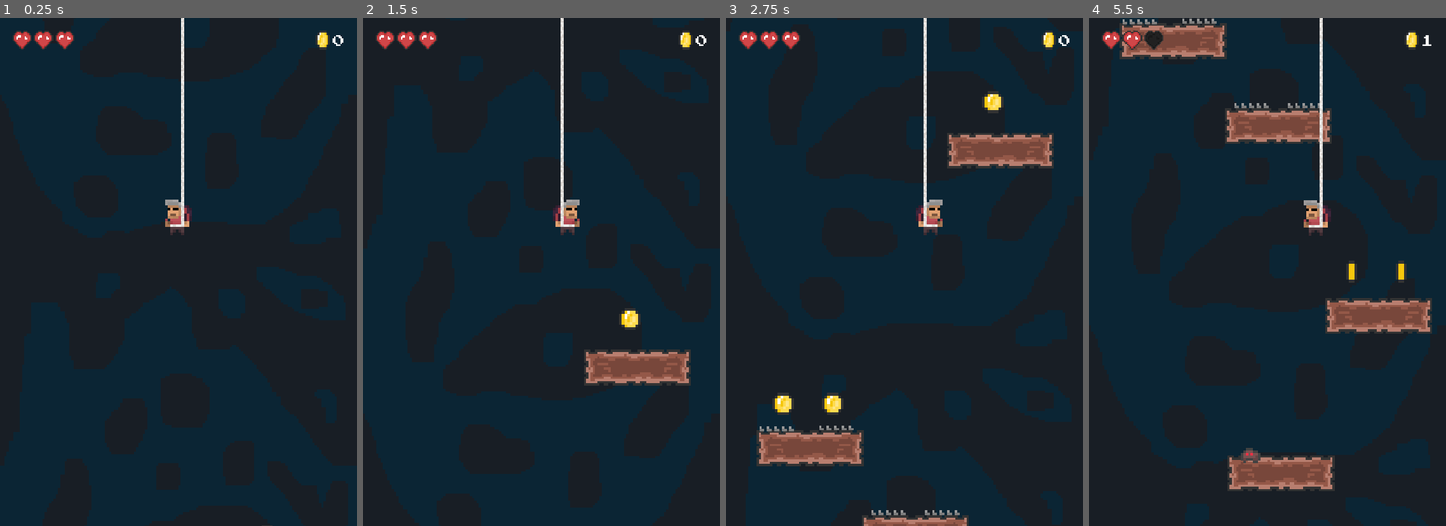
Above: before the commit, frames 1-4 (left to right).
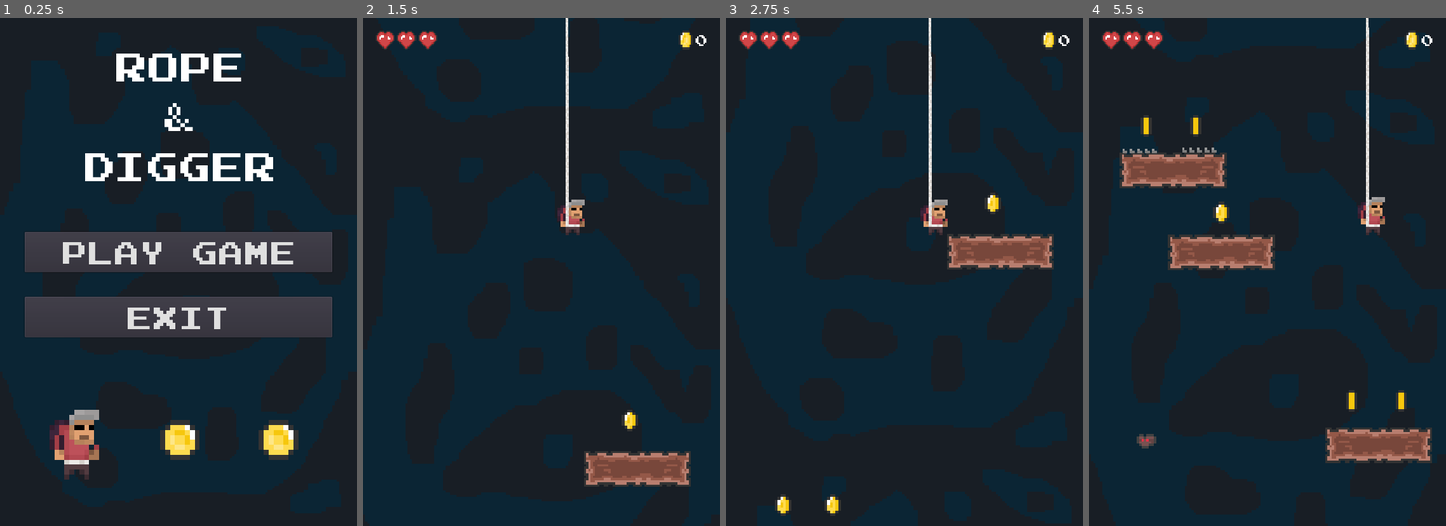
Above: after the commit, the same moments.

Repository: drxwat/rope-and-digger-game
Game: Godot game, scene res://level/start-screen/StartScreen.tscn
Two runs of this game, one before a commit and one after it. Both use one fixed random seed, a clock stepped at 60 frames per second and the inputs below. Before the commit the project starts from res://level/main-level/MainLevel.tscn.
Inputs (mouse positions are in pixels of both pictures, inside the frame that each line leads up to):
- Up to frame 1 (0.25 s): no input
- Up to frame 2 (1.5 s): click (541, 251) at 0.5 s, where only the run after the commit has a clickable "PLAY GAME"; move the mouse to (620, 246) at 1.27 s; hold D (move_right) from 1.28 s (still down); click (620, 246) at 1.42 s
- Up to frame 3 (2.75 s): keep holding D (move_right); move the mouse to (833, 297) at 2.02 s
- Up to frame 4 (5.5 s): move the mouse to (1303, 160) at 2.77 s; release D (move_right) at 2.78 s; hold A (move_left) 2.78-3.53 s; move the mouse to (1249, 373) at 3.52 s; hold D (move_right) 3.53-5.03 s; click (1249, 373) at 3.67 s; move the mouse to (1374, 348) at 4.27 s; tap Escape (ui_cancel) at 4.9 s; move the mouse to (1160, 195) at 5.02 s; hold A (move_left) from 5.03 s (still down)

The runs differ from the first frame. In frame 1, 20% of the frame differs, in the area x 3-97%, y 0-100%; in frame 2, 5.5%; in frame 3, 9.0%; in frame 4, 17%.

Commit message:
start screen

Diff:
--- /dev/null
+++ b/assets/fonts/fontMainScreen.tres
@@ -0,0 +1,7 @@
+[gd_resource type="DynamicFont" load_steps=2 format=2]
+
+[ext_resource path="res://assets/fonts/original/joystix monospace.ttf" type="DynamicFontData" id=1]
+
+[resource]
+size = 64
+font_data = ExtResource( 1 )
--- /dev/null
+++ b/core/Global.gd
@@ -0,0 +1,54 @@
+extends Node
+
+var current_scene_ref: WeakRef
+var pause_screen: Control
+
+var show_pause_sceen = false
+var is_game_started = false
+
+onready var game_scene = preload("res://level/main-level/MainLevel.tscn")
+
+func _ready():
+	pause_mode = Node.PAUSE_MODE_PROCESS
+	var root = get_tree().get_root()
+	var scene = root.get_child(root.get_child_count() - 1)
+	current_scene_ref = weakref(scene)
+
+func _process(delta):
+	if is_game_started and Input.is_action_just_pressed("ui_cancel"):
+		toggle_pause()
+
+func goto_scene(scene: PackedScene):
+	call_deferred("_deferred_goto_scene", scene)
+
+func toggle_pause():
+	show_pause_sceen = !show_pause_sceen
+	if pause_screen:
+		if show_pause_sceen:
+			pause_screen.show()
+		else:
+			pause_screen.hide()
+	get_tree().paused = show_pause_sceen
+
+func start_new_game():
+	is_game_started = true
+	goto_scene(game_scene)
+
+func exit_game():
+	get_tree().quit()
+
+func _deferred_goto_scene(scene: PackedScene):
+	# It is now safe to remove the current scene
+	var current_scene = current_scene_ref.get_ref()
+	if current_scene:
+		current_scene.free()
+
+	# Instance the new scene.
+	var new_scene = scene.instance()
+	current_scene_ref = weakref(new_scene)
+
+	# Add it to the active scene, as child of root.
+	get_tree().get_root().add_child(new_scene)
+
+	# Optionally, to make it compatible with the SceneTree.change_scene() API.
+	get_tree().set_current_scene(new_scene)
--- /dev/null
+++ b/level/start-screen/StartScreen.gd
@@ -0,0 +1,7 @@
+extends Control
+
+func start_game():
+	Global.start_new_game()
+
+func exit_game():
+	Global.exit_game()
--- /dev/null
+++ b/level/start-screen/StartScreen.tscn
@@ -0,0 +1,180 @@
+[gd_scene load_steps=18 format=2]
+
+[ext_resource path="res://assets/fonts/fontMainScreen.tres" type="DynamicFont" id=1]
+[ext_resource path="res://assets/background.png" type="Texture" id=2]
+[ext_resource path="res://assets/digger_Land.png" type="Texture" id=3]
+[ext_resource path="res://assets/coin.png" type="Texture" id=4]
+[ext_resource path="res://assets/fonts/original/joystix monospace.ttf" type="DynamicFontData" id=5]
+[ext_resource path="res://level/start-screen/StartScreen.gd" type="Script" id=6]
+
+[sub_resource type="DynamicFont" id=11]
+size = 80
+font_data = ExtResource( 5 )
+
+[sub_resource type="AtlasTexture" id=1]
+atlas = ExtResource( 3 )
+region = Rect2( 0, 0, 16, 16 )
+
+[sub_resource type="AtlasTexture" id=2]
+atlas = ExtResource( 3 )
+region = Rect2( 16, 0, 16, 16 )
+
+[sub_resource type="SpriteFrames" id=3]
+animations = [ {
+"frames": [ SubResource( 1 ), SubResource( 2 ) ],
+"loop": true,
+"name": "default",
+"speed": 2.0
+} ]
+
+[sub_resource type="AtlasTexture" id=4]
+atlas = ExtResource( 4 )
+region = Rect2( 0, 0, 16, 24 )
+
+[sub_resource type="AtlasTexture" id=5]
+atlas = ExtResource( 4 )
+region = Rect2( 16, 0, 16, 24 )
+
+[sub_resource type="AtlasTexture" id=6]
+atlas = ExtResource( 4 )
+region = Rect2( 32, 0, 16, 24 )
+
+[sub_resource type="AtlasTexture" id=7]
+atlas = ExtResource( 4 )
+region = Rect2( 48, 0, 16, 24 )
+
+[sub_resource type="AtlasTexture" id=8]
+atlas = ExtResource( 4 )
+region = Rect2( 64, 0, 16, 24 )
+
+[sub_resource type="AtlasTexture" id=9]
+atlas = ExtResource( 4 )
+region = Rect2( 80, 0, 16, 24 )
+
+[sub_resource type="SpriteFrames" id=10]
+animations = [ {
+"frames": [ SubResource( 4 ), SubResource( 5 ), SubResource( 6 ), SubResource( 7 ), SubResource( 8 ), SubResource( 9 ) ],
+"loop": true,
+"name": "default",
+"speed": 5.0
+} ]
+
+[node name="StartScreen" type="Control"]
+anchor_right = 1.0
+anchor_bottom = 1.0
+script = ExtResource( 6 )
+__meta__ = {
+"_edit_use_anchors_": false
+}
+
+[node name="TextureRect" type="TextureRect" parent="."]
+anchor_right = 1.0
+anchor_bottom = 1.0
+texture = ExtResource( 2 )
+expand = true
+stretch_mode = 1
+__meta__ = {
+"_edit_use_anchors_": false
+}
+
+[node name="MarginContainer" type="MarginContainer" parent="."]
+anchor_right = 1.0
+anchor_bottom = 1.0
+margin_left = 50.0
+margin_top = 50.0
+margin_right = -50.0
+__meta__ = {
+"_edit_use_anchors_": false
+}
+
+[node name="VBoxContainer2" type="VBoxContainer" parent="MarginContainer"]
+margin_right = 620.0
+margin_bottom = 974.0
+__meta__ = {
+"_edit_use_anchors_": false
+}
+
+[node name="Label" type="Label" parent="MarginContainer/VBoxContainer2"]
+margin_right = 620.0
+margin_bottom = 96.0
+custom_fonts/font = SubResource( 11 )
+text = "rope"
+align = 1
+__meta__ = {
+"_edit_use_anchors_": false
+}
+
+[node name="Label2" type="Label" parent="MarginContainer/VBoxContainer2"]
+margin_top = 100.0
+margin_right = 620.0
+margin_bottom = 196.0
+custom_fonts/font = SubResource( 11 )
+text = "&"
+align = 1
+__meta__ = {
+"_edit_use_anchors_": false
+}
+
+[node name="Label3" type="Label" parent="MarginContainer/VBoxContainer2"]
+margin_top = 200.0
+margin_right = 620.0
+margin_bottom = 296.0
+custom_fonts/font = SubResource( 11 )
+text = "digger"
+align = 1
+__meta__ = {
+"_edit_use_anchors_": false
+}
+
+[node name="HBoxContainer" type="HBoxContainer" parent="MarginContainer"]
+margin_right = 620.0
+margin_bottom = 974.0
+
+[node name="Char" type="AnimatedSprite" parent="MarginContainer/HBoxContainer"]
+position = Vector2( 99.7747, 800.392 )
+scale = Vector2( 10, 10 )
+frames = SubResource( 3 )
+frame = 1
+playing = true
+flip_h = true
+
+[node name="Coin" type="AnimatedSprite" parent="MarginContainer/HBoxContainer"]
+position = Vector2( 312.75, 800.392 )
+scale = Vector2( 10, 10 )
+frames = SubResource( 10 )
+frame = 2
+playing = true
+flip_h = true
+
+[node name="Coin2" type="AnimatedSprite" parent="MarginContainer/HBoxContainer"]
+position = Vector2( 511.817, 800.392 )
+scale = Vector2( 10, 10 )
+frames = SubResource( 10 )
+frame = 2
+playing = true
+flip_h = true
+
+[node name="VBoxContainer" type="VBoxContainer" parent="MarginContainer"]
+margin_right = 620.0
+margin_bottom = 974.0
+custom_constants/separation = 50
+alignment = 1
+__meta__ = {
+"_edit_use_anchors_": false
+}
+
+[node name="Start" type="Button" parent="MarginContainer/VBoxContainer"]
+margin_top = 379.0
+margin_right = 620.0
+margin_bottom = 462.0
+custom_fonts/font = ExtResource( 1 )
+text = "PLAY GAME"
+
+[node name="Exit" type="Button" parent="MarginContainer/VBoxContainer"]
+margin_top = 512.0
+margin_right = 620.0
+margin_bottom = 595.0
+custom_fonts/font = ExtResource( 1 )
+text = "EXIT"
+[connection signal="pressed" from="MarginContainer/VBoxContainer/Start" to="." method="start_game"]
+[connection signal="pressed" from="MarginContainer/VBoxContainer/Exit" to="." method="exit_game"]
--- a/project.godot
+++ b/project.godot
@@ -33,8 +33,12 @@
 [application]
 
 config/name="Rope&Digger"
-run/main_scene="res://level/main-level/MainLevel.tscn"
+run/main_scene="res://level/start-screen/StartScreen.tscn"
 config/icon="res://icon.png"
+
+[autoload]
+
+Global="*res://core/Global.gd"
 
 [display]
 
Not shown, changed: export_presets.cfg
